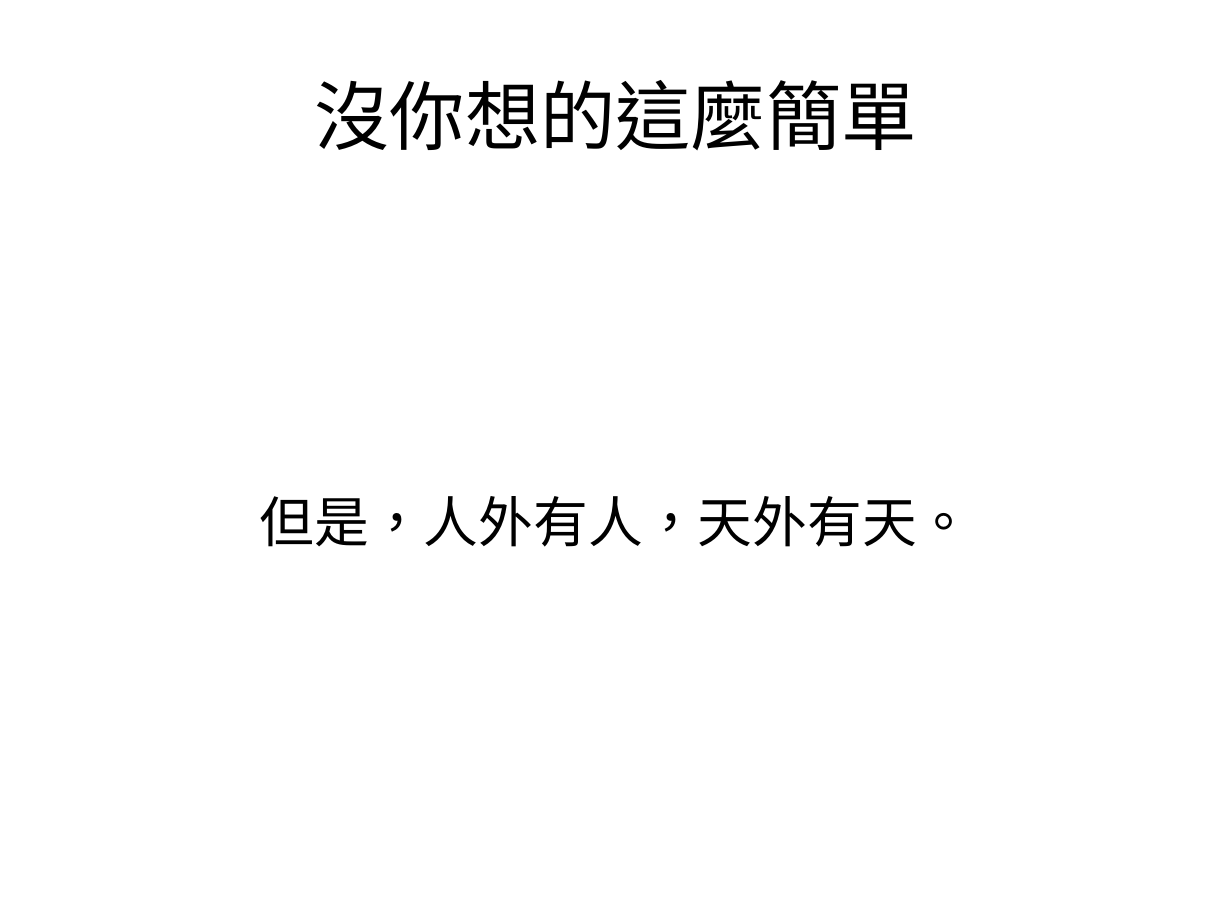
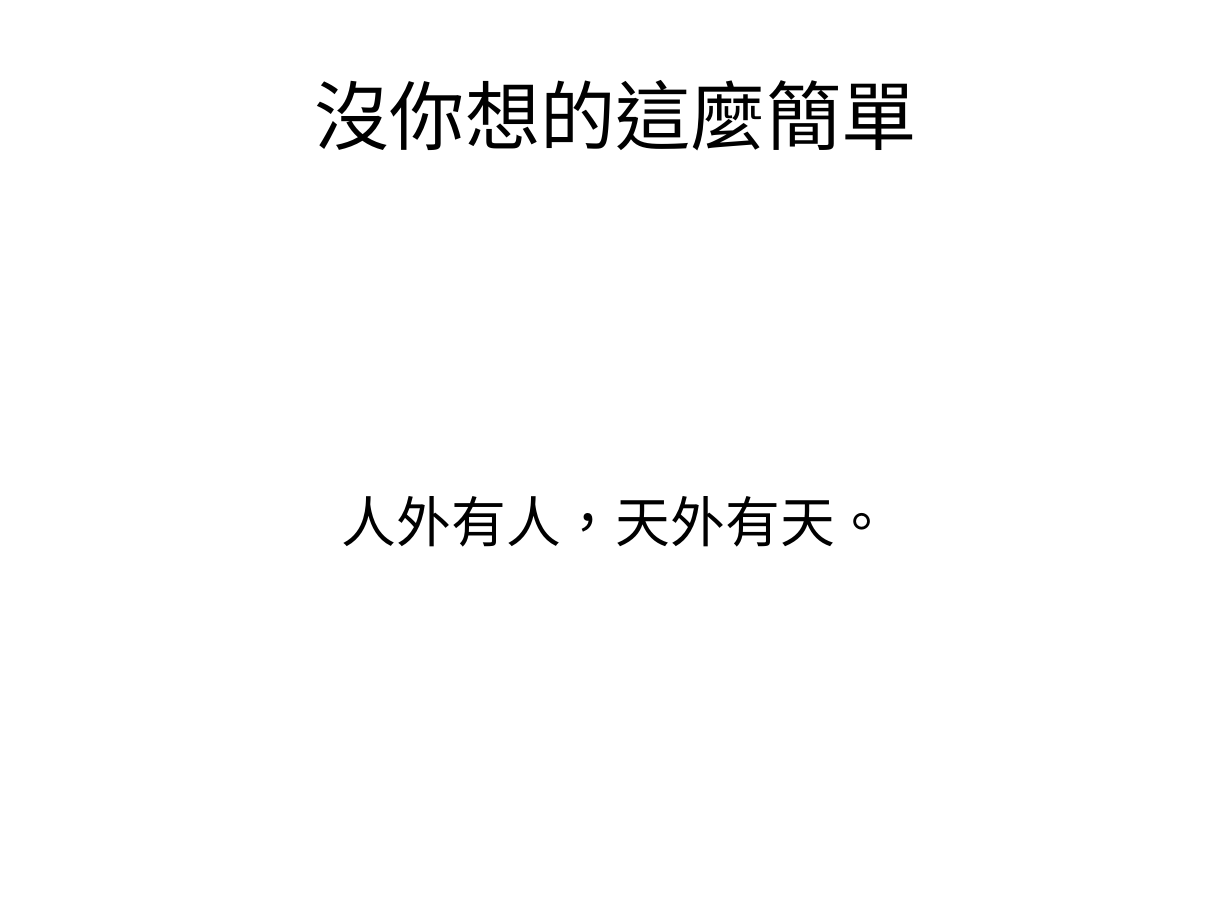
Before and after one commit to bailantaotao/bitcoin-speech, a slide deck: slide 15 of bitcoin.pptx (slide 9 before the commit). Drawn at 1232x924 pixels with LibreOffice and Linux fonts; fonts in the diff are those of the drawing. Boxes give left, top, right and bottom in pixels: in the first picture for what was removed or moved away, otherwise in the second. Text is boxed around its words. In the diff, an @@ line names an element or a change of style, - is before the commit and + after.

```diff
--- a/bitcoin.pptx
+++ b/bitcoin.pptx
@@ text at (342, 496, 890, 547): text changed @@
-但是，人外有人，天外有天。
+人外有人，天外有天。
```
Also in this commit, not shown: 3 other slides changed, 14 slides added, 4 slides removed.
